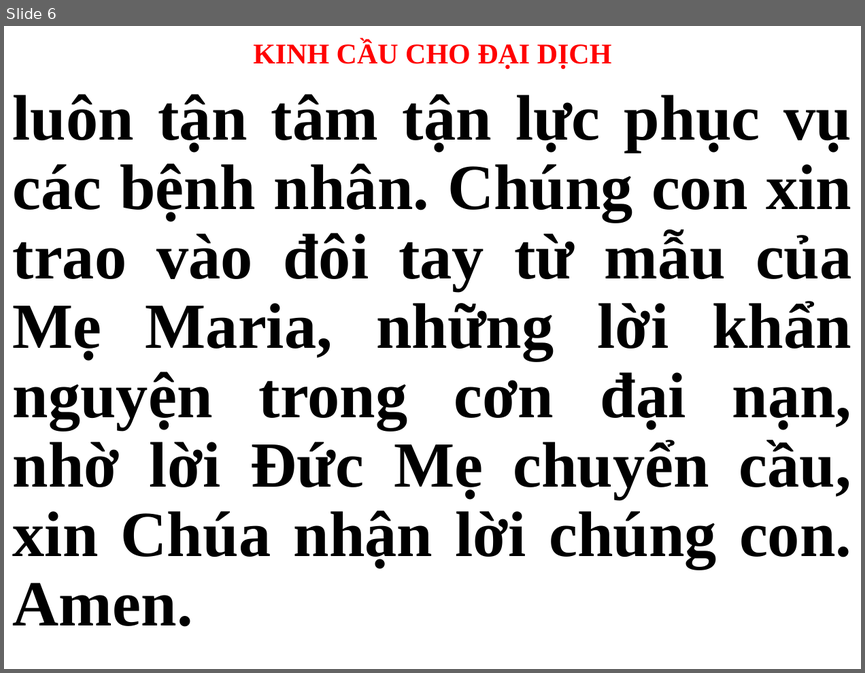
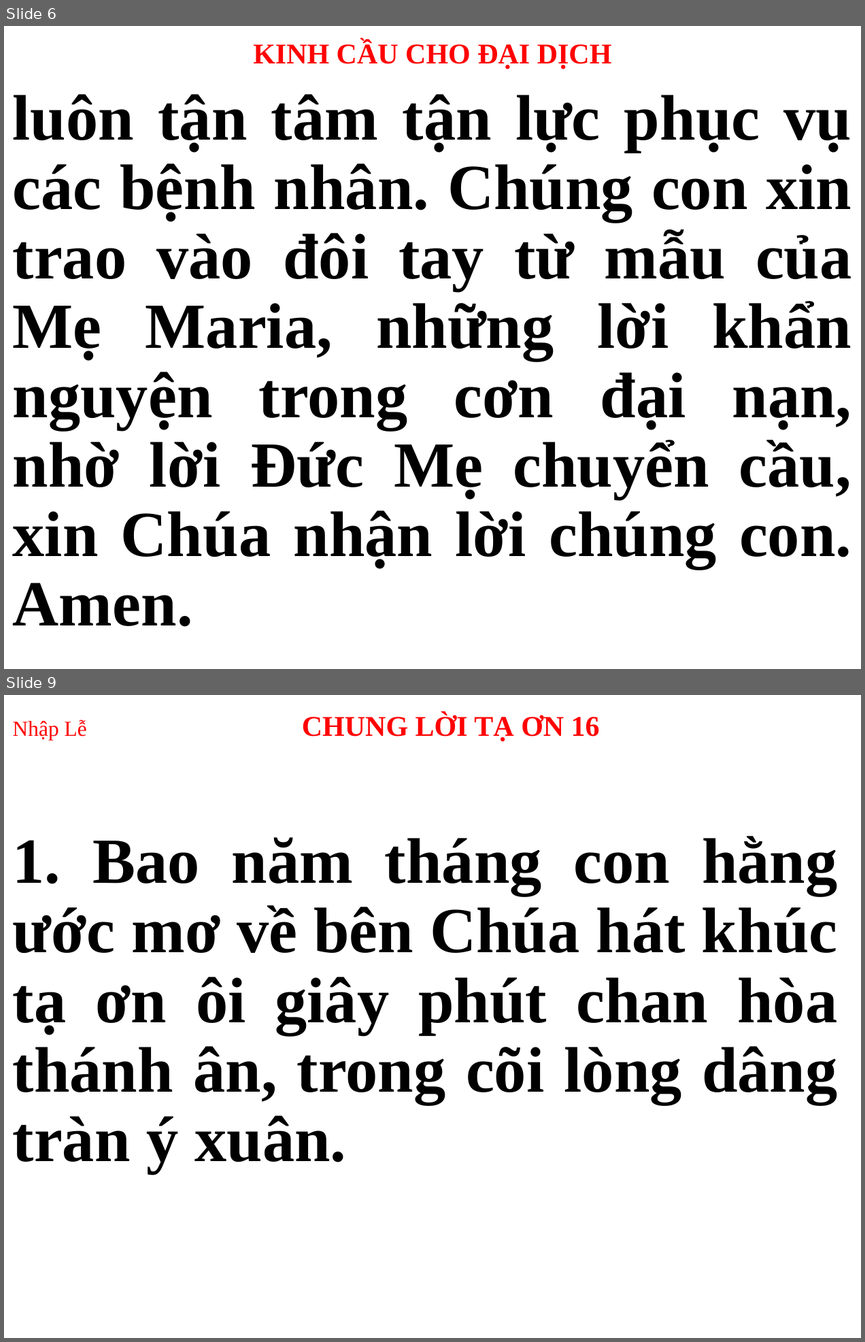
Before and after one commit to peteranh99/usb-songs, a slide deck: Thứ 3.pptx. Shown one above the other, each under a label of ours: slide 6 before the commit, slides 6 and 9 after it; the slides between them are not shown. The pictures are 865x673 and 865x1342 pixels, drawn with LibreOffice and Linux fonts; fonts in the diff are those of the drawing. Boxes give left, top, right and bottom in pixels: in the first picture for what was removed or moved away, otherwise in the second. Text is boxed around its words. In the diff, an @@ line names an element or a change of style, - is before the commit and + after.

```diff
--- a/Thứ 3.pptx
+++ b/Thứ 3.pptx
@@ slide 9 added at (x1=4, y1=695, x2=861, y2=1338), background #FFFFFF @@
@@ title added at (x1=13, y1=713, x2=600, y2=742), 24 pt, text #FF0000, bold @@
+Nhập Lễ CHUNG LỜI TẠ ƠN 16
@@ subtitle added at (x1=13, y1=836, x2=838, y2=1173), 54 pt, text #000000, bold @@
+1. Bao năm tháng con hằng ước mơ về bên Chúa hát khúc tạ ơn ôi giây phút chan hòa thánh ân, trong cõi lòng dâng tràn ý xuân.
```
Also in this commit, not shown: 2 slides changed, 17 other slides added, 17 slides removed.
